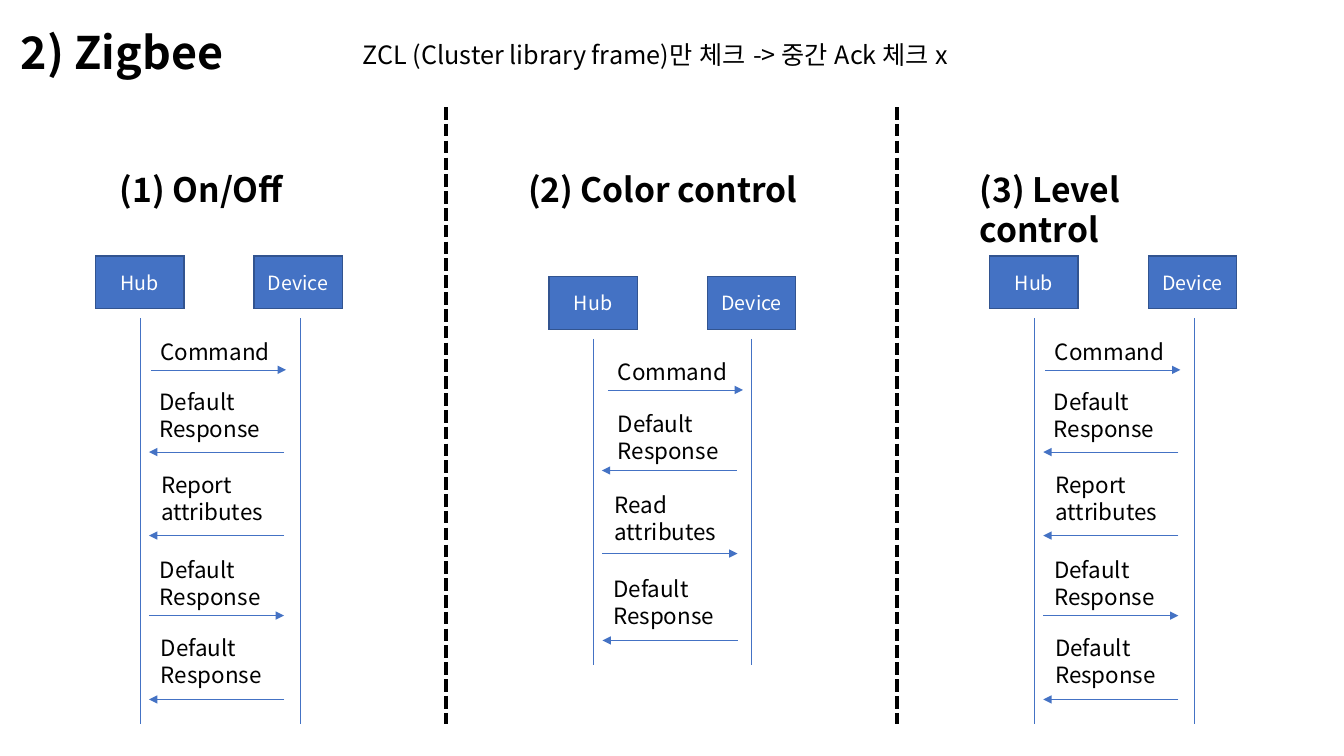
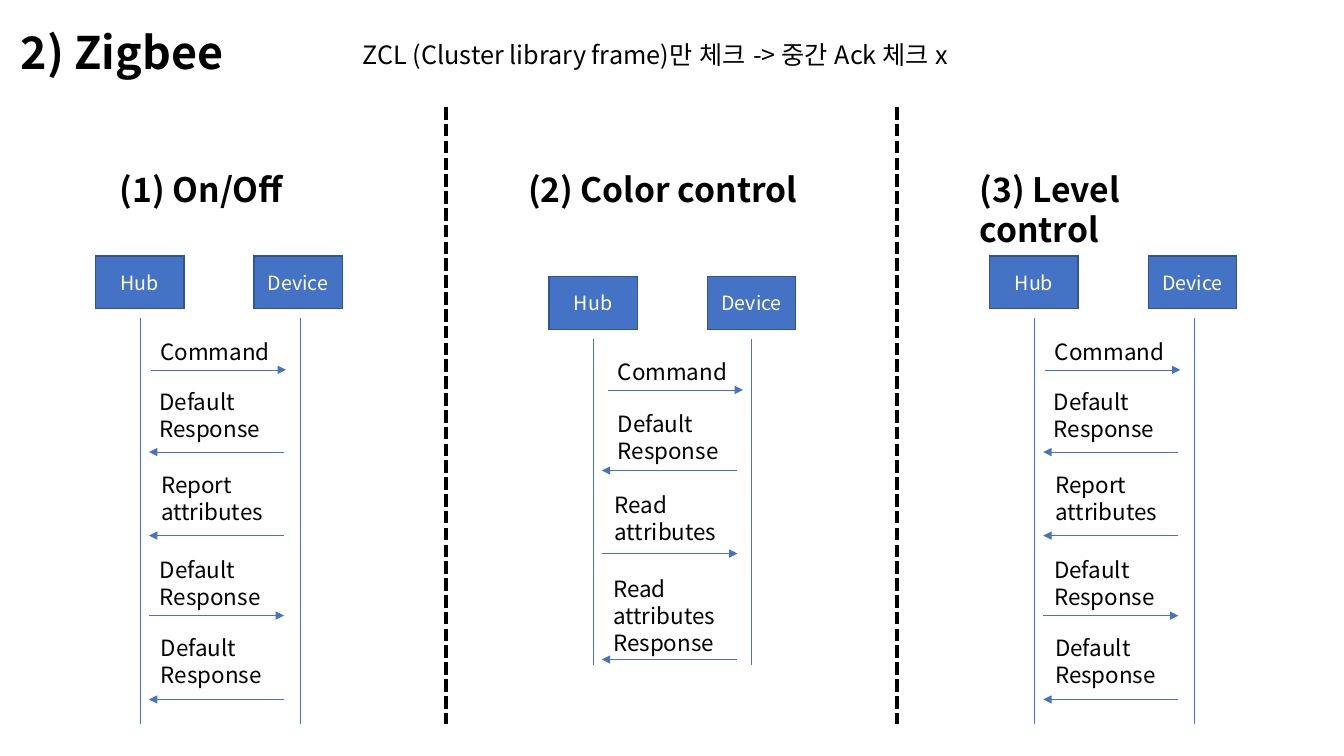
Before and after one commit to germonado/Graduation-Project, a slide deck: slide 2 of Document/패킷 송수신 모식도.pptx. Drawn at 1344x756 pixels with LibreOffice and Linux fonts; fonts in the diff are those of the drawing. Boxes give left, top, right and bottom in pixels: in the first picture for what was removed or moved away, otherwise in the second. Text is boxed around its words. In the diff, an @@ line names an element or a change of style, - is before the commit and + after.

```diff
--- a/Document/패킷 송수신 모식도.pptx
+++ b/Document/패킷 송수신 모식도.pptx
@@ text at box(613, 579, 715, 656): text changed @@
-Default Response
+Read attributes
+Response
@@ arrow moved from (738, 640) - (603, 640) to (737, 659) - (602, 659) @@
```
Also in this commit, not shown: 1 other file.
